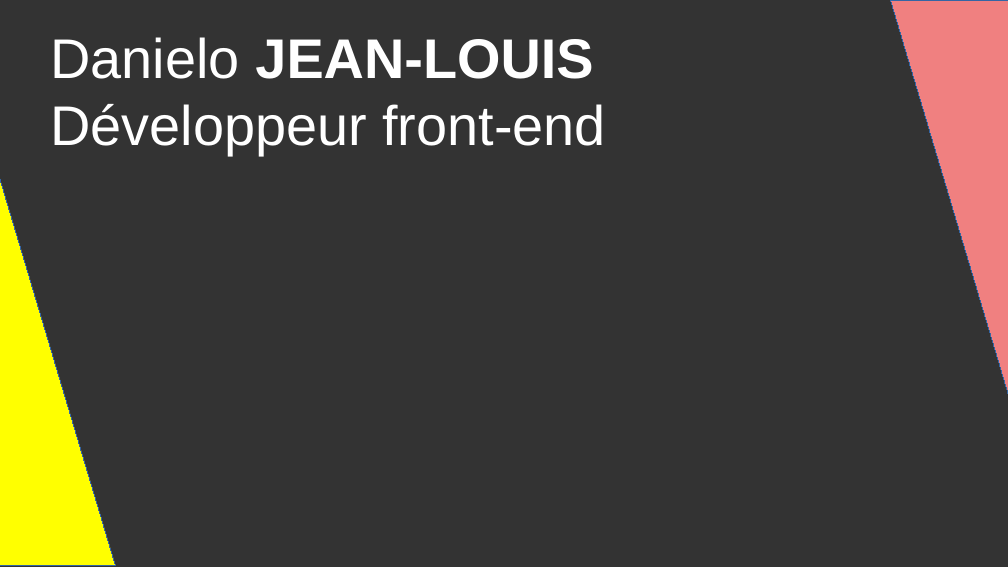
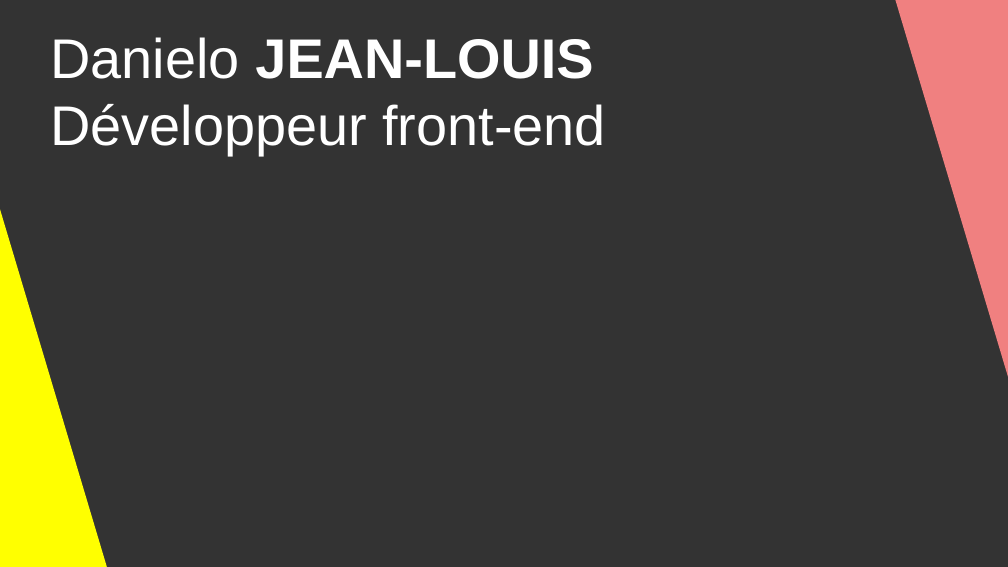
Before and after one commit to DanYellow/cours, a slide deck: slide 2 of big-data-s4/travaux-pratiques/numero-3/presentation.odp. Drawn at 1008x567 pixels with LibreOffice and Linux fonts; fonts in the diff are those of the drawing. Boxes give left, top, right and bottom in pixels: in the first picture for what was removed or moved away, otherwise in the second. Text is boxed around its words. In the diff, an @@ line names an element or a change of style, - is before the commit and + after.

```diff
--- a/big-data-s4/travaux-pratiques/numero-3/presentation.odp
+++ b/big-data-s4/travaux-pratiques/numero-3/presentation.odp
@@ right triangle at [893,0,1008,389]: outline #3465A4 0 pt to none @@
@@ right triangle: place and size @@
-right triangle at [891,0,1008,398]
+right triangle at [893,0,1008,389]
@@ right triangle: place and size @@
-right triangle at [0,168,115,566]
+right triangle at [0,173,108,567]
@@ right triangle at [0,173,108,567]: outline #3465A4 0 pt to none @@
```
Also in this commit, not shown: 6 other slides changed, 22 other files.
